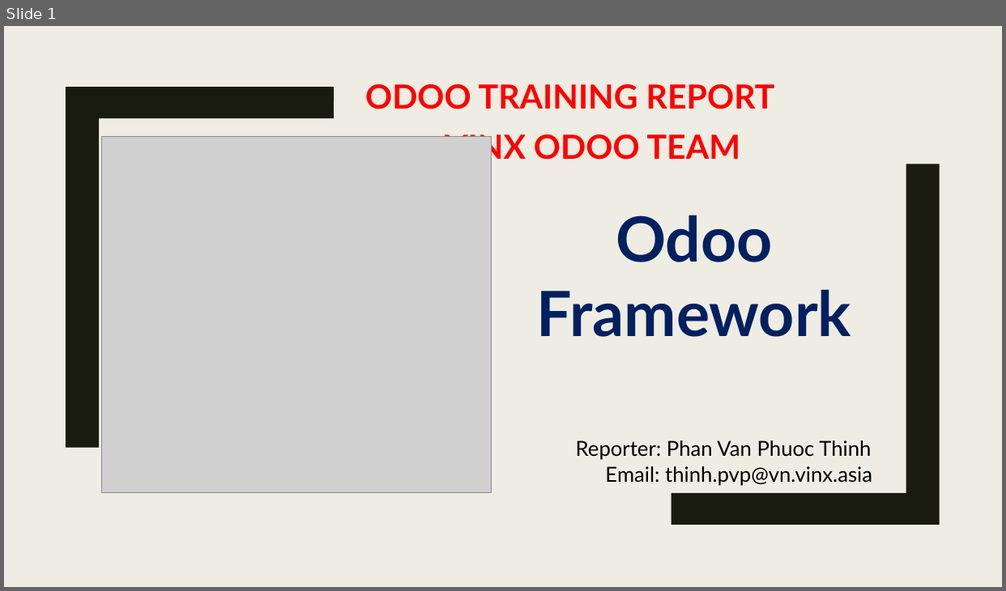
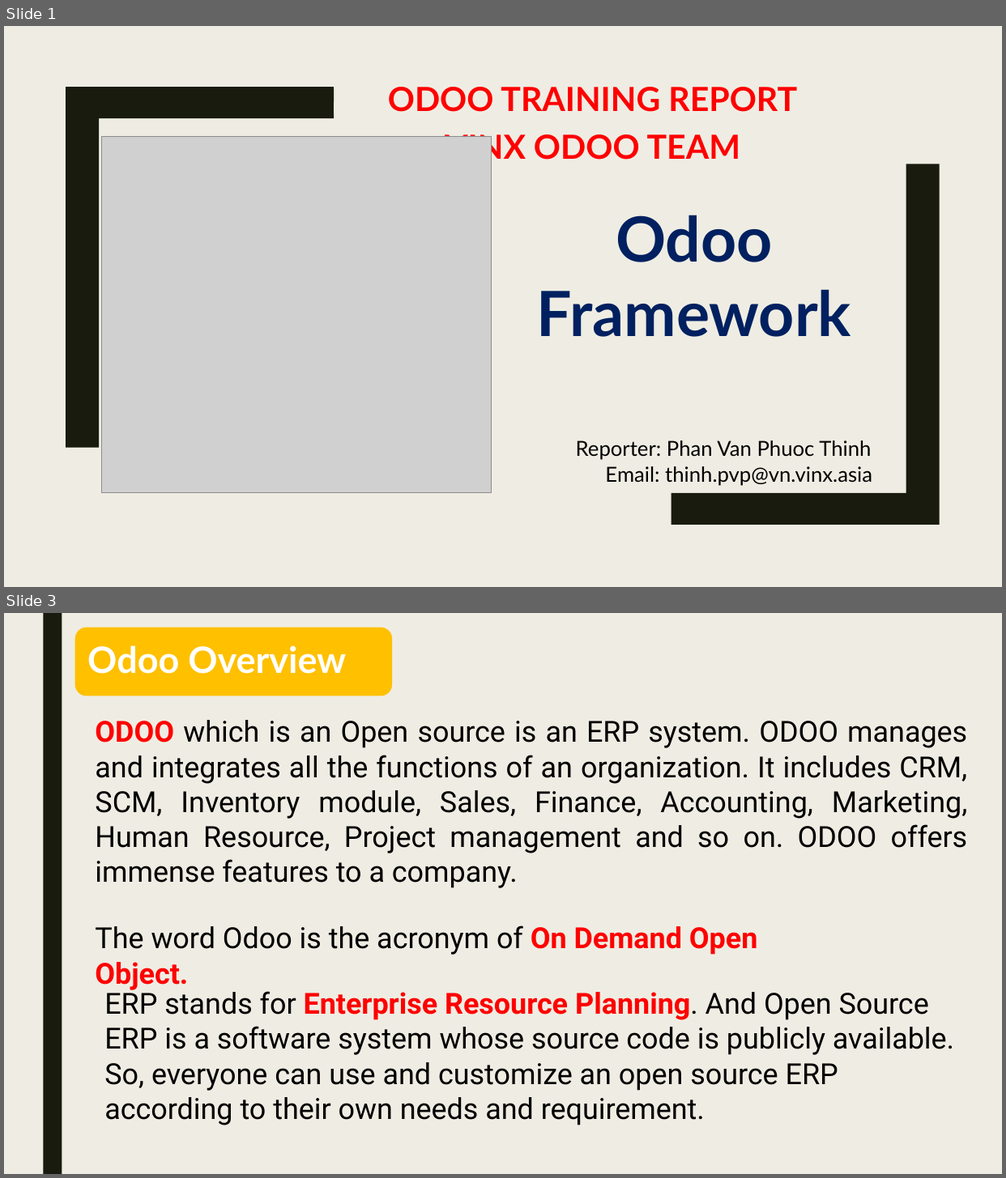
Before and after one commit to PhuocThinh/OdooDocument, a slide deck: Odoo Framwork Report.pptx. Shown one above the other, each under a label of ours: slide 1 before the commit, slides 1 and 3 after it; the slides between them are not shown. The pictures are 1006x591 and 1006x1178 pixels, drawn with LibreOffice and Linux fonts; fonts in the diff are those of the drawing; grey boxes stand for pictures. Boxes give left, top, right and bottom in pixels: in the first picture for what was removed or moved away, otherwise in the second. Text is boxed around its words. In the diff, an @@ line names an element or a change of style, - is before the commit and + after.

Commit message:
restored source code

```diff
--- a/Odoo Framwork Report.pptx
+++ b/Odoo Framwork Report.pptx
@@ slide 3 added at box(4, 613, 1002, 1174), background #EFEDE3 @@
@@ rectangle added at box(43, 613, 62, 1174), fill #191B0E @@
@@ rounded rectangle added at box(75, 628, 393, 696), fill #FFC000 @@
@@ text added at box(87, 645, 346, 674), 35 pt, text #FFFFFF, bold @@
+Odoo Overview
@@ text added at box(95, 720, 968, 888), 28 pt, text #000000 @@
+ODOO which is an Open source is an ERP system. ODOO manages and integrates all the functions of an organization. It includes CRM, SCM, Inventory module, Sales, Finance, Accounting, Marketing, Human Resource, Project management and so on. ODOO offers immense features to a company.
@@ text added at box(95, 926, 757, 955), 28 pt, text #000000 @@
+The word Odoo is the acronym of On Demand Open Object.
@@ text added at box(104, 987, 954, 1126), 28 pt, text #000000 @@
+ERP stands for Enterprise Resource Planning. And Open Source ERP is a software system whose source code is publicly available. So, everyone can use and customize an open source ERP according to their own needs and requirement.
@@ slide 1 changed as well @@
@@ text "ODOO TRAINING REPORT": place and size @@
-text "ODOO TRAINING REPORT" at box(365, 84, 775, 109)
+text "ODOO TRAINING REPORT" at box(388, 87, 797, 112)
```
Also in this commit, not shown: 1 other slide changed, 26 other slides added, 7 slides removed, 31 other files.
